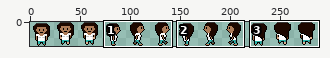
A sprite sheet gets an edit: Npcs/sprites/ploy.png. Above, an overview of the earlier version with the close-up marked.
Close-up. As it was:
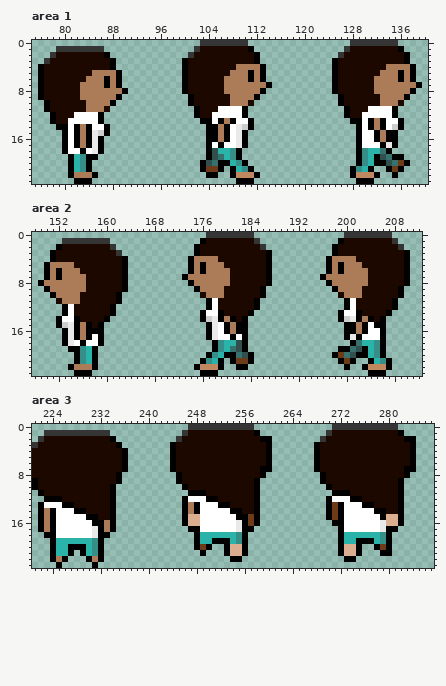
The file is 288x24 pixels. Shown: area 1: x 75..140, y 0..23; area 2: x 148..212, y 0..23; area 3: x 221..287, y 0..23. The commit also changed other parts of the picture, which this record leaves out.
After:
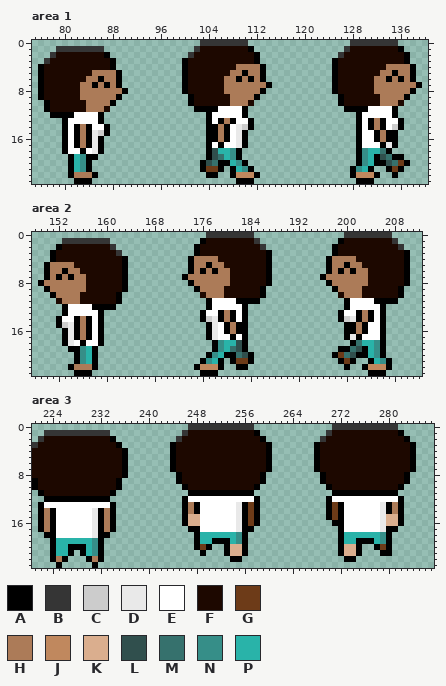
Palette (. is transparent): A #000000  B #353535  C #cccccc  D #e9e9e9  E #ffffff  F #1d0800  G #6d3b18  H #ac7b58  J #c0885e  K #daae8e  L #304f4d  M #36716d  N #368e88  P #29b3a9
From old to new:
--- area 1
@@ x 75..140 @@
  4 .AFFFFFFFFFFFA...........AFFFFFFFFHHHHA...........AFFFFFFFFHHHHA..
- 5 .AFFFFFFFFHHHHA..........AFFFFFFFHHHAHA...........AFFFFFFFHHHAHA..
- 6 .AFFFFFFFHHHAHA..........AFFFFFFHHHHAHA...........AFFFFFFHHHHAHA..
- 7 .AFFFFFFHHHHAHA..........AFFFFFFHHHHHHHA..........AFFFFFFHHHHHHHA.
+ 5 .AFFFFFFFFHHHHA..........AFFFFFFFHHAHHA...........AFFFFFFFHHAHHA..
+ 6 .AFFFFFFFHHAHHA..........AFFFFFFHHAHAHA...........AFFFFFFHHAHAHA..
+ 7 .AFFFFFFHHAHAHA..........AFFFFFFHHHHHHHA..........AFFFFFFHHHHHHHA.
  8 .AFFFFFFHHHHHHHA.........AFFFFFFHHHHHHA...........AFFFFFFHHHHHHA..
@@ x 75..140 @@
 10 ..AFFFFFFHHHHA............AFFFFFFHHHF..............AFFFFFFHHHF....
-11 ..AFFFFFFHHHF..............AFFFEEEEA................AFFFEEEEA.....
-12 ...AFFFEEEEA...............AFFEEEEEA................AFFEEEEEA.....
-13 ...AFFEEEEEA................AAEAHAEEA................AAEAHAEEA....
-14 ....AAEAHAEEA................AAHAEDCA.................AEAHAECA....
+11 ..AFFFFFFHHHF..............AAAAEEEEA................AAAAEEEEA.....
+12 ...AAAAEEEEA.................AEEEEEA..................AEEEEEA.....
+13 .....AEEEEEA.................AEAHAEEA.................AEAHAEEA....
+14 .....AEAHAEEA................AAHAEDCA.................AEAHAECA....
 15 .....AEAHADCA................AAHAEDA..................AEEAHAA.....
--- area 2
@@ x 148..212 @@
  4 ...AFFFFFFFFFFFA..........AHHHHFFFFFFFFA.........AHHHHFFFFFFFFA..
- 5 ..AHHHHFFFFFFFFA..........AHAHHHFFFFFFFA.........AHAHHHFFFFFFFA..
- 6 ..AHAHHHFFFFFFFA..........AHAHHHHFFFFFFA.........AHAHHHHFFFFFFA..
- 7 ..AHAHHHHFFFFFFA.........AHHHHHHHFFFFFFA........AHHHHHHHFFFFFFA..
+ 5 ..AHHHHFFFFFFFFA..........AHHAHHFFFFFFFA.........AHHAHHFFFFFFFA..
+ 6 ..AHHAHHFFFFFFFA..........AHAHAHHFFFFFFA.........AHAHAHHFFFFFFA..
+ 7 ..AHAHAHHFFFFFFA.........AHHHHHHHFFFFFFA........AHHHHHHHFFFFFFA..
  8 .AHHHHHHHFFFFFFA..........AHHHHHHFFFFFFA.........AHHHHHHFFFFFFA..
@@ x 148..212 @@
 10 ...AHHHHFFFFFFA.............FHHHFFFFFFA............FHHHFFFFFFA...
-11 ....FHHHFFFFFFA..............AEFFFFFFA..............AEFFFFFFA....
-12 .....AEFFFFFFA...............AEFFFFFFA..............AEFFFFFFA....
-13 .....AEFFFFFFA..............AEEAFFFFA..............AEEAFFFFA.....
-14 ....AEEAFFFFA...............ACDAHAFA...............ACDAHAFA......
-15 ....ACDAHAFA.................ADEAHAA................AAHAEAA......
-16 .....ADAHAAA.................ADEAHAA................AAHAEEA......
+11 ....FHHHFFFFFFA..............AEEEEAAAA..............AEEEEAAAA....
+12 .....AEEEEAAAA...............AEEEEEA................AEEEEEA......
+13 .....AEEEEEA................AEEAHAEA...............AEEAHAEA......
+14 ....AEEAHAEA................ACDAHAEA...............ACDAHAEA......
+15 ....ACDAHAEA.................ADEAHAA................AAHAEEA......
+16 .....ADAHAEA.................ADEAHAA................AAHAEEA......
 17 .....ADAHAEA.................ADEEAEA................ADAEEEA......
--- area 3
@@ x 258..286 @@
  1 A...........BFFFFFFFFFFFA....
- 2 FAA........BFFFFFFFFFFFFFAA..
+ 2 FA.........BFFFFFFFFFFFFFA...
  3 FFA.......AFFFFFFFFFFFFFFFA..
@@ x 221..287 @@
  6 FFFFFFFFFFFFFFFA.......AFFFFFFFFFFFFFFFA.......AFFFFFFFFFFFFFFFA...
- 7 FFFFFFFFFFFFFFFA.......AFFFFFFFFFFFFFFAA.......AFFFFFFFFFFFFFFAA...
- 8 FFFFFFFFFFFFFFA.........AFFFFFFFFFFFFFA.........AFFFFFFFFFFFFFA....
- 9 AFFFFFFFFFFFFFA.........AFFFFFFFFFFFFA..........AFFFFFFFFFFFFA.....
-10 AFFFFFFFFFFFFA...........AFFFFFFFFFFFA...........AFFFFFFFFFFFA.....
-11 .AFFFFFFFFFFFA............AAAFFFFFFFFA............AAAFFFFFFFFA.....
-12 ..AAAFFFFFFFFA...........AEEEAAFFFFFFA...........AEEEAAFFFFFFA.....
-13 .AEEEAAFFFFFFA...........AHAEEEAAFFFFA...........AGAEEEAAFFFFA.....
-14 .AHAEEEAAFFFFA...........AHAEEEEEAAFFA...........AGAEEEEEAAFFA.....
-15 .AHAEEEEEAAFFA...........AKKEEEEEEAAGA...........AGAEEEEEEAKKA.....
-16 .AHAEEEEEEAAHA...........AKKEEEEEEDAGA............AAEEEEEEDKKA.....
+ 7 FFFFFFFFFFFFFFFA.......AFFFFFFFFFFFFFFFA.......AFFFFFFFFFFFFFFFA...
+ 8 FFFFFFFFFFFFFFFA........AFFFFFFFFFFFFFA.........AFFFFFFFFFFFFFA....
+ 9 AFFFFFFFFFFFFFA.........AFFFFFFFFFFFFFA.........AFFFFFFFFFFFFFA....
+10 AFFFFFFFFFFFFFA..........AFFFFFFFFFFFA...........AFFFFFFFFFFFA.....
+11 .AFFFFFFFFFFFA............AAAAAAAAAAA.............AAAAAAAAAAA......
+12 ..AAAAAAAAAAA............AEEEEEEEEEEEA...........AEEEEEEEEEEEA.....
+13 .AEEEEEEEEEEEA...........AHAEEEEEEDAGA...........AGAEEEEEEDAHA.....
+14 .AHAEEEEEEDAHA...........AHAEEEEEEDAGA...........AGAEEEEEEDAHA.....
+15 .AHAEEEEEEDAHA...........AKKEEEEEEDAGA...........AGAEEEEEEDKKA.....
+16 .AHAEEEEEEDAHA...........AKKEEEEEEDAGA............AAEEEEEEDKKA.....
 17 .AHAEEEEEEDAHA............AAEEEEEEDAA..............AEEEEEEDAA......
